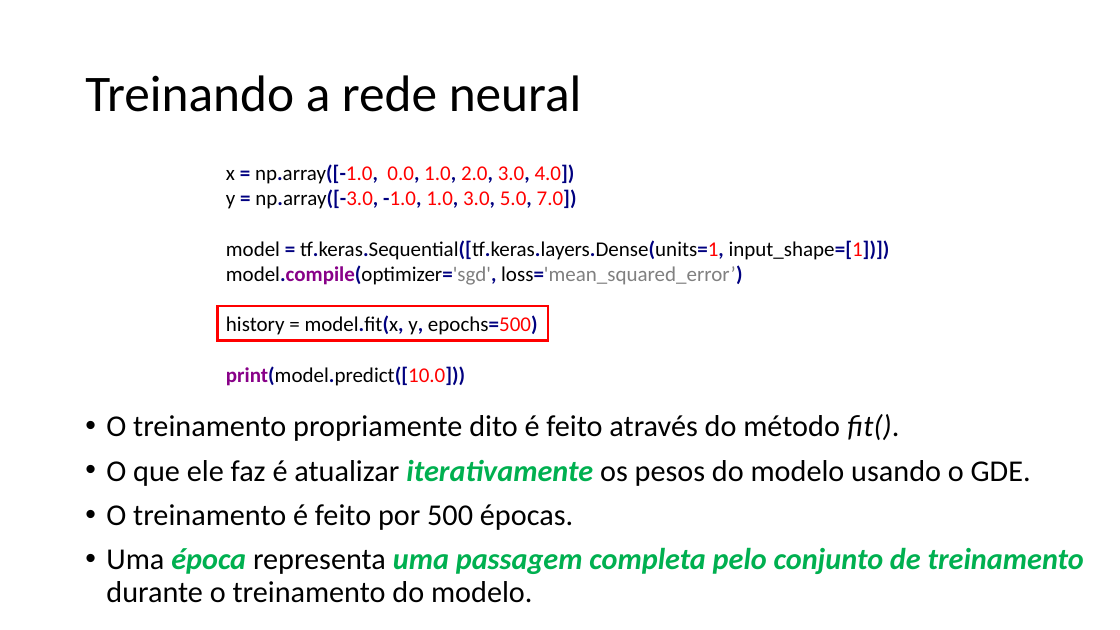
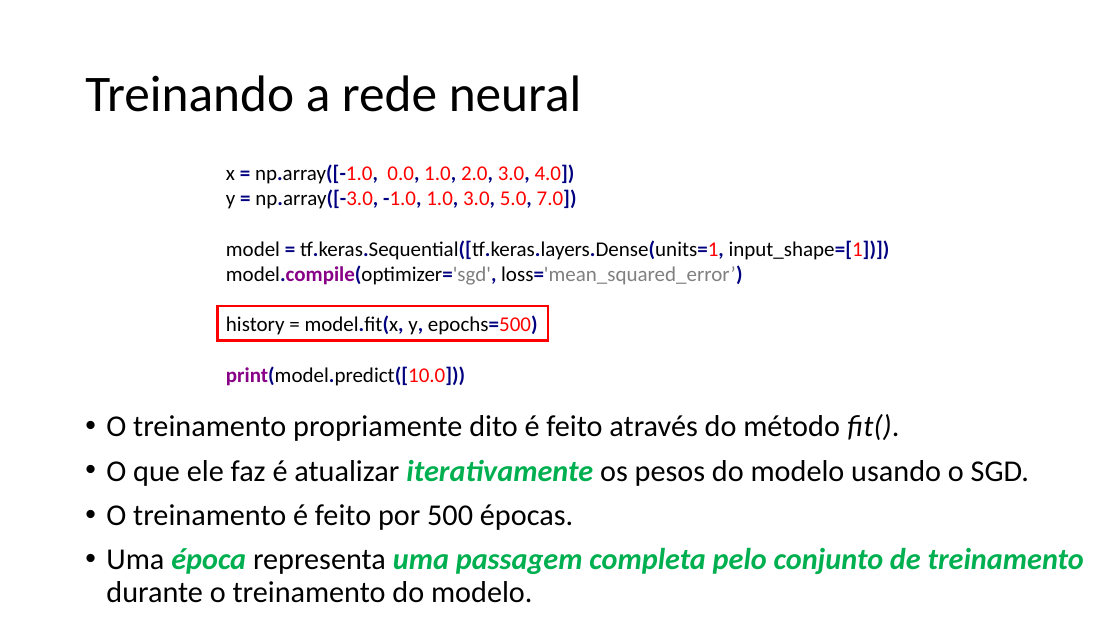
Before and after one commit to zz4fap/tp557-iot-ml, a slide deck: slide 21 of slides/TP557_7_Regressão_com_DNNs_parte_I.pptx (slide 20 before the commit). Drawn at 1120x630 pixels with LibreOffice and Linux fonts; fonts in the diff are those of the drawing. Boxes give left, top, right and bottom in pixels: in the first picture for what was removed or moved away, otherwise in the second. Text is boxed around its words. In the diff, an @@ line names an element or a change of style, - is before the commit and + after.

```diff
--- a/slides/TP557_7_Regressão_com_DNNs_parte_I.pptx
+++ b/slides/TP557_7_Regressão_com_DNNs_parte_I.pptx
@@ text at box(106, 460, 1029, 486): text changed @@
-• O que ele faz é atualizar iterativamente os pesos do modelo usando o GDE.
+• O que ele faz é atualizar iterativamente os pesos do modelo usando o SGD.
```
Also in this commit, not shown: 11 other slides changed, 1 slide added.
